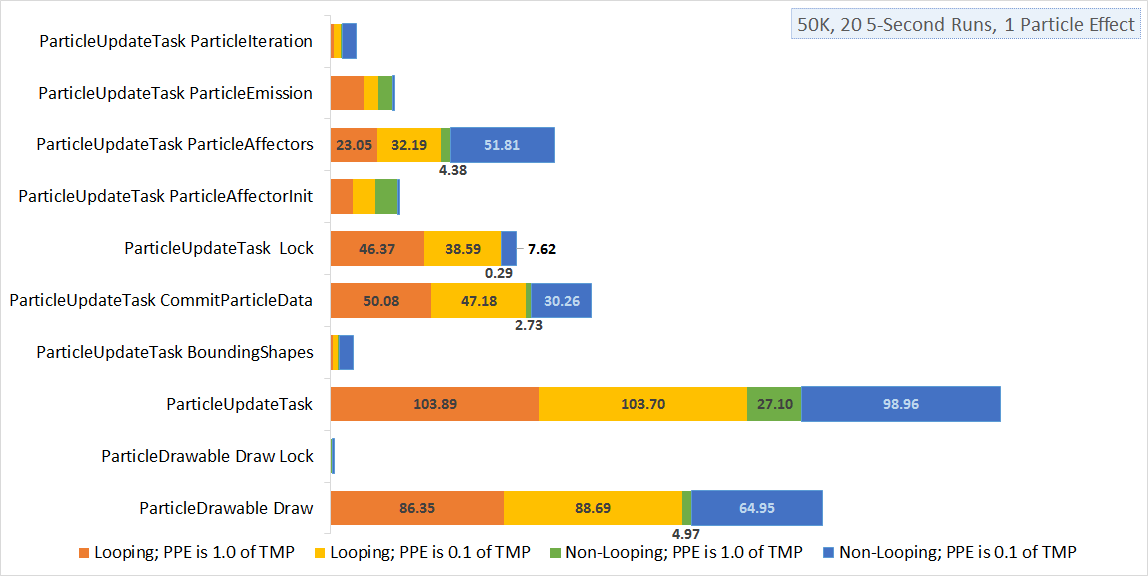
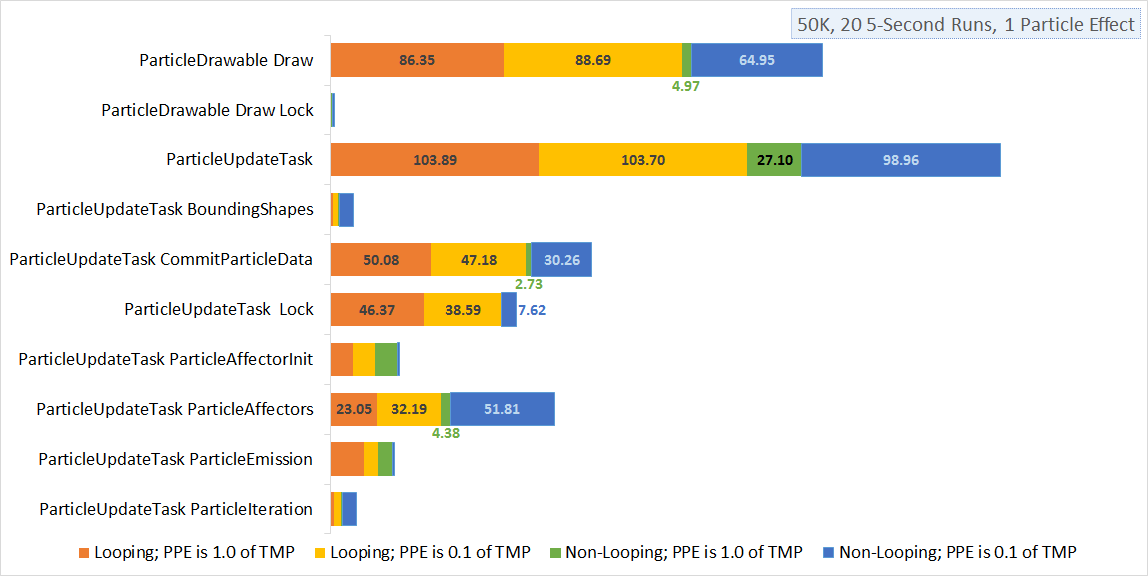
Two versions of the same layered image (1148 × 576). Layer-by-layer changes:
added layer "Layer 5" above "Layer 4" over (10, 15, 1001, 539)
